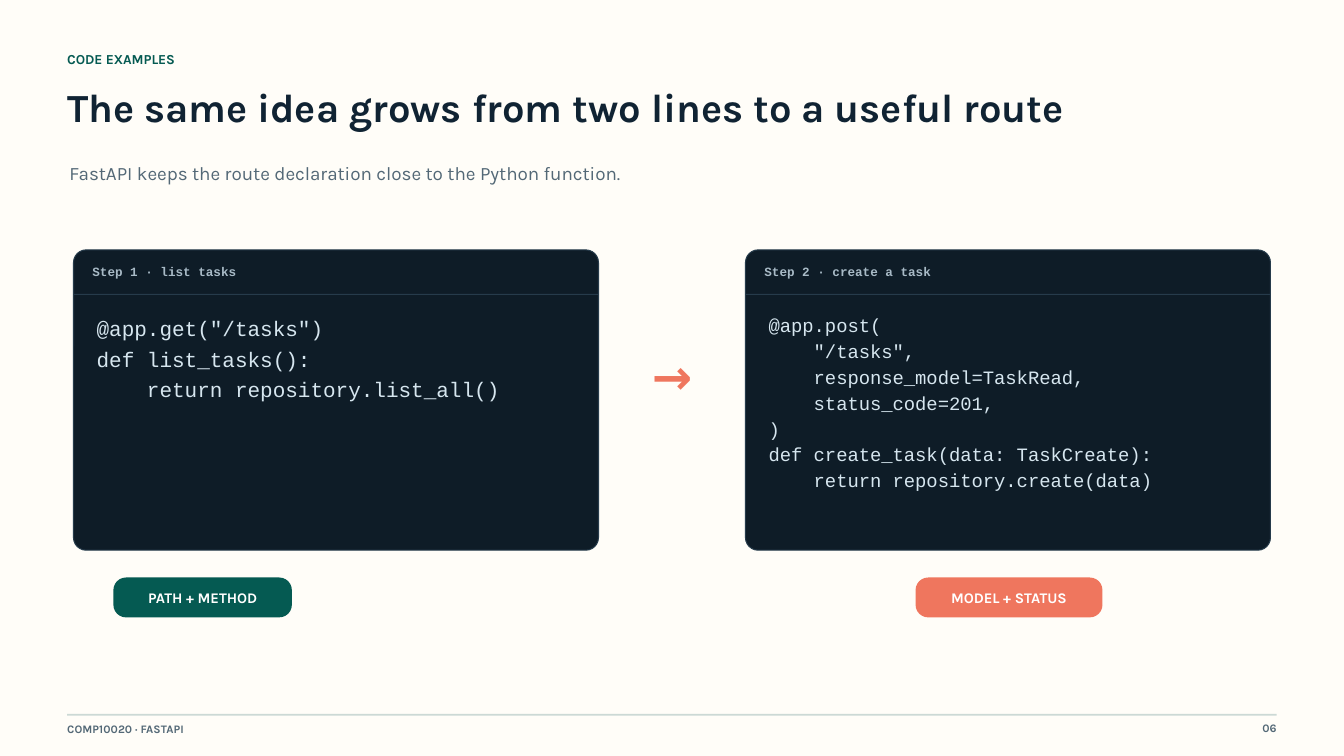
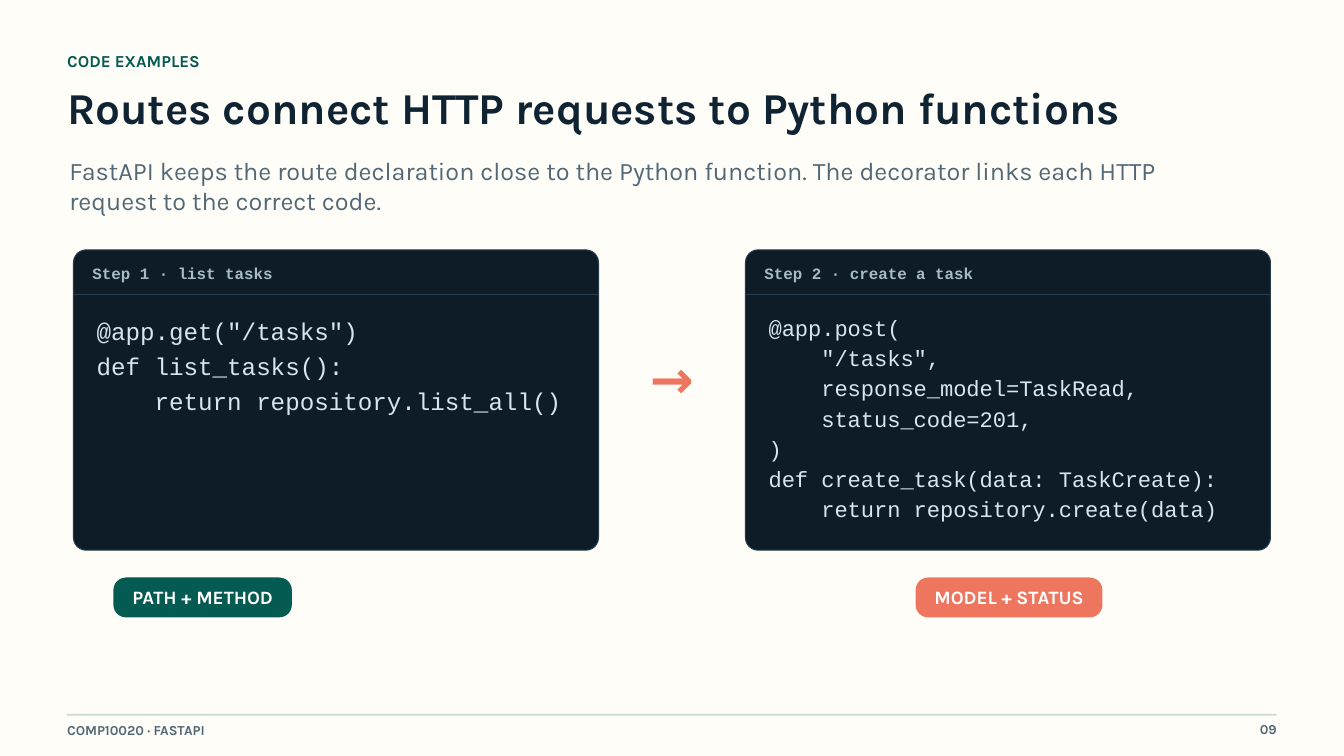
Before and after one commit to tianjianzou123/fastapi-cw1, a slide deck: slide 9 of presentation/FastAPI_Task_Manager_Presentation_Final.pptx (slide 6 before the commit). Drawn at 1344x756 pixels with LibreOffice and Linux fonts; fonts in the diff are those of the drawing. Boxes give left, top, right and bottom in pixels: in the first picture for what was removed or moved away, otherwise in the second. Text is boxed around its words. In the diff, an @@ line names an element or a change of style, - is before the commit and + after.

```diff
--- a/presentation/FastAPI_Task_Manager_Presentation_Final.pptx
+++ b/presentation/FastAPI_Task_Manager_Presentation_Final.pptx
@@ text "CODE EXAMPLES" at (x1=67, y1=56, x2=200, y2=68): size 9.8 to 12 pt @@
@@ text at (x1=67, y1=92, x2=1120, y2=135): text changed; size 28.5 to 31.5 pt @@
-The same idea grows from two lines to a useful route
+Routes connect HTTP requests to Python functions
@@ text at (x1=69, y1=162, x2=1155, y2=216): text changed; size 13.5 to 18 pt @@
-FastAPI keeps the route declaration close to the Python function.
+FastAPI keeps the route declaration close to the Python function. The decorator links each HTTP request to the correct code.
@@ text "Step 1 · list tasks" at (x1=92, y1=267, x2=272, y2=283): size 9 to 11.2 pt @@
@@ text "Step 2 · create a ..." at (x1=764, y1=267, x2=973, y2=283): size 9 to 11.2 pt @@
@@ text "@app.get("/tasks")" at (x1=97, y1=323, x2=561, y2=415): size 15 to 17.2 pt @@
@@ text "@app.post(" at (x1=769, y1=320, x2=1217, y2=522): size 13.5 to 15.8 pt @@
@@ text "→" at (x1=620, y1=347, x2=725, y2=420): size 34.5 to 37.5 pt @@
@@ rounded rectangle "PATH + METHOD" at (x1=113, y1=578, x2=291, y2=618): size 10.5 to 13.5 pt @@
@@ rounded rectangle "MODEL + STATUS" at (x1=915, y1=578, x2=1102, y2=618): size 10.5 to 13.5 pt @@
@@ text "COMP10020 · FASTAPI" at (x1=67, y1=726, x2=205, y2=735): size 8.2 to 9.8 pt @@
@@ text at (x1=1260, y1=725, x2=1277, y2=734): text changed; size 8.2 to 9.8 pt @@
-06
+09
```
Also in this commit, not shown: 7 other slides changed, 10 slides added, 7 slides removed, 5 other files.
